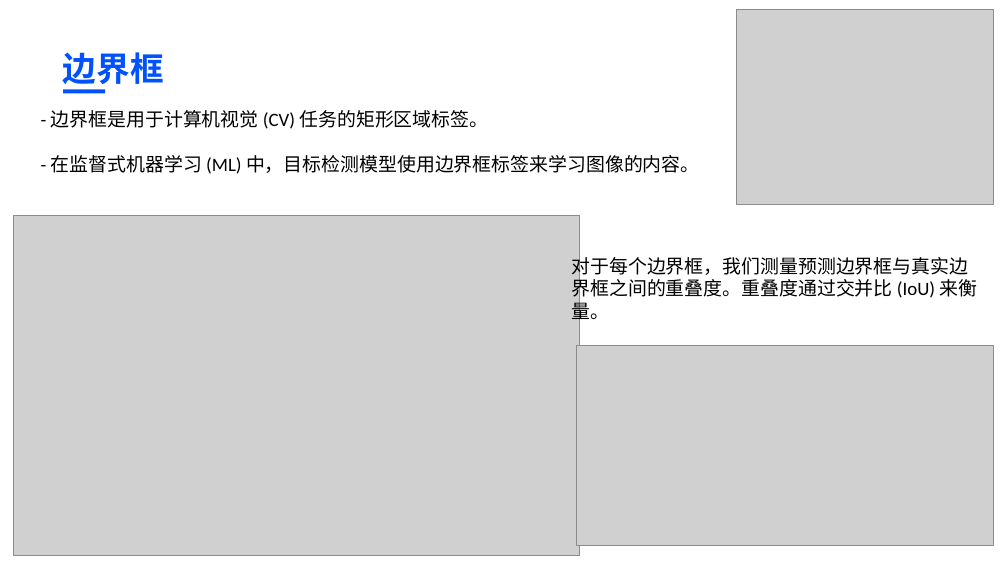
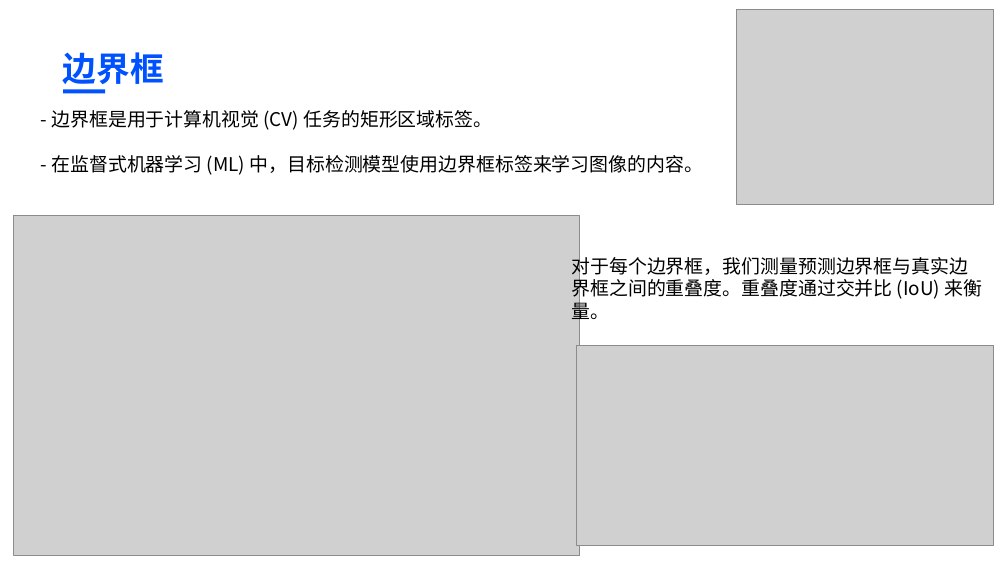
Before and after one commit to BaiRong-NUC/YOLOAnalyzes, a slide deck: slide 7 of 高级软件工程.pptx (slide 5 before the commit). Drawn at 1008x567 pixels with LibreOffice and Linux fonts; fonts in the diff are those of the drawing; grey boxes stand for pictures. Boxes give left, top, right and bottom in pixels: in the first picture for what was removed or moved away, otherwise in the second. Text is boxed around its words. In the diff, an @@ line names an element or a change of style, - is before the commit and + after.

```diff
--- a/高级软件工程.pptx
+++ b/高级软件工程.pptx
@@ text "- 边界框是用于计算机视觉 (CV) 任务的矩形区域标签。" at (x1=51, y1=110, x2=704, y2=175): font Calibri to Noto Sans CJK SC @@
@@ text "对于每个边界框，我们测量预测边界框与真实边界框之间的重叠度。重叠度通过交并比 (IoU) 来衡量。" at (x1=571, y1=253, x2=983, y2=324): font Calibri to Noto Sans CJK SC @@
```
Also in this commit, not shown: 3 other slides changed, 29 slides added, 1 other file.
